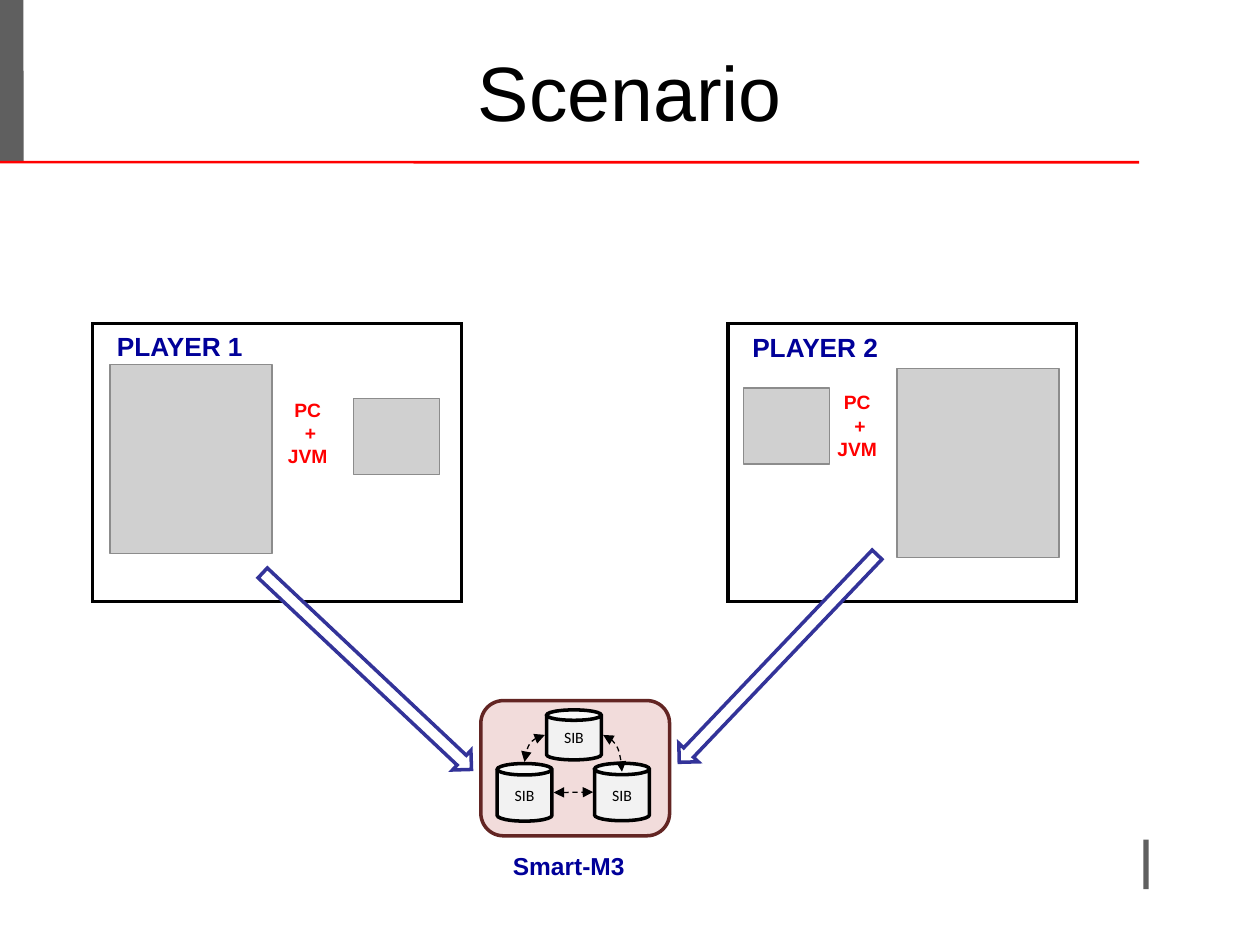
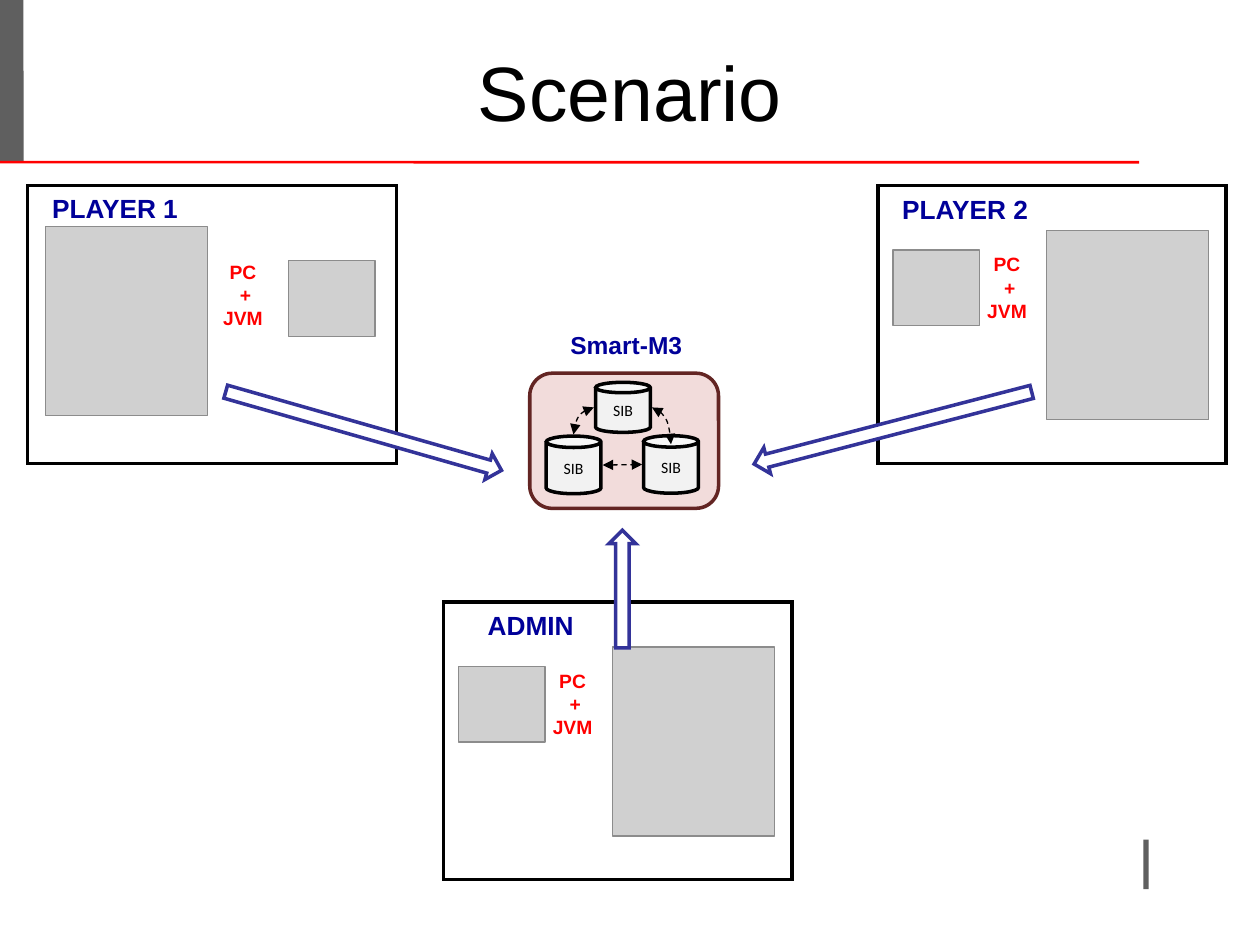
Before and after one commit to LeoIannacone/Rock-Paper-Scissors-Lizard-Spock, a slide deck: slide 2 of doc/ProjectTemplate.ppt. Drawn at 1260x945 pixels with LibreOffice and Linux fonts; fonts in the diff are those of the drawing; grey boxes stand for pictures; background and template pictures are left out. Boxes give left, top, right and bottom in pixels: in the first picture for what was removed or moved away, otherwise in the second. Text is boxed around its words. In the diff, an @@ line names an element or a change of style, - is before the commit and + after.

```diff
--- a/doc/ProjectTemplate.ppt
+++ b/doc/ProjectTemplate.ppt
@@ 2 texts, 1 picture, 1 rectangle: place and size @@
-2 texts, 1 picture, 1 rectangle at <box>92,324,461,602</box>
+2 texts, 1 picture, 1 rectangle at <box>28,185,397,462</box>
@@ 2 pictures, 1 text, 1 rectangle: place and size @@
-2 pictures, 1 text, 1 rectangle at <box>728,324,1076,602</box>
+2 pictures, 1 text, 1 rectangle at <box>878,185,1226,462</box>
@@ picture: place and size @@
-picture at <box>354,398,441,474</box>
+picture at <box>289,261,375,336</box>
@@ text "PC": place and size @@
-text "PC" at <box>837,395,877,457</box>
+text "PC" at <box>987,257,1027,318</box>
@@ text "Smart-M3": place and size @@
-text "Smart-M3" at <box>513,858,625,876</box>
+text "Smart-M3" at <box>570,337,682,355</box>
@@ right arrow at <box>222,378,506,482</box>: proportions changed; rotation 43 to 15 degrees @@
@@ cylinder "SIB": place and size @@
-cylinder "SIB" at <box>547,709,601,760</box>
+cylinder "SIB" at <box>596,382,650,432</box>
@@ right arrow at <box>751,379,1036,477</box>: rotation 133 to 165 degrees @@
@@ 2 cylinders, 2 curved double arrows, 1 rounded rectangle, 1 double arrow: place and size @@
-2 cylinders, 2 curved double arrows, 1 rounded rectangle, 1 double arrow at <box>481,701,670,835</box>
+2 cylinders, 2 curved double arrows, 1 rounded rectangle, 1 double arrow at <box>529,373,718,508</box>
@@ right arrow added at <box>609,530,635,648</box>, fill #FFFFFF, outline #333399 2.01 pt @@
@@ rectangle added at <box>444,602,791,879</box>, outline #000000 2.01 pt @@
@@ text added at <box>488,617,574,635</box>, 15 pt, text #000099, bold @@
+ADMIN
@@ picture added at <box>612,648,775,837</box> @@
@@ picture added at <box>459,667,546,742</box> @@
@@ text added at <box>553,674,593,734</box>, 11 pt, text #FF0000, bold @@
+PC
++
+JVM
```
Also in this commit, not shown: 13 other slides changed, 4 slides added, 1 other file.
